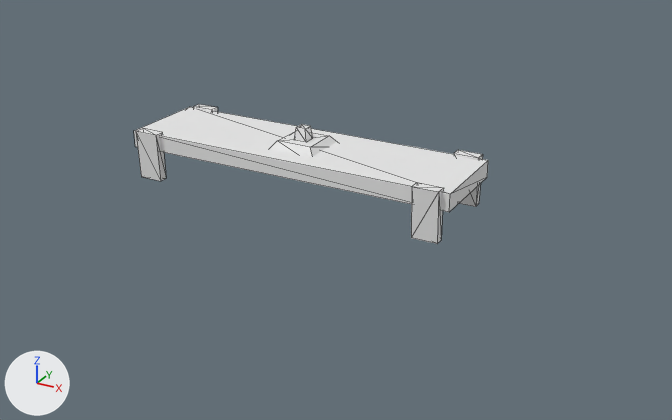
One commit to the OBJ model Models/Cranes/storageCraneHook.obj: the scene before it, then after it.
Both versions are drawn from a 50 mm lens placed at (9.06, -15.14, 9.6), pointed at (0.71, 0.05, 2.0). Lighting does not change. The marker at lower left points along +X, +Y and +Z. Mesh edges are drawn as thin lines. Where no turn or scale is listed for an object, it has been applied to the vertices.

The first picture shows 'Hook_Cube.006'.
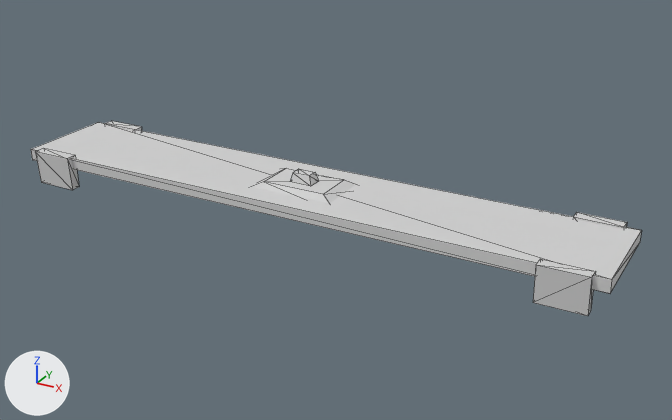
Scene script edits in JSON lines:
```json
{"op": "set", "path": "mat_none.base_color", "old": "(0.8, 0.8, 0.8)", "new": "(0.64, 0.64, 0.64)", "note": "white #e7e7e7 -> light grey #d1d1d1"}
{"block": "me_hook_cube_006", "where": "me_hook_cube_006.from_pydata(...)  # 56 vertices, 80 faces; spans x -3.54..3.54, y -1.08..1.08, z 2.32..3.68"}
{"block": "me_hook_cube_006", "where": "# used by ob_hook_cube_006; location = (0.0, 0.0, 0.0)"}
{"block": "me_hook_cube_006", "change": "me_hook_cube_006 part 1: the loose piece of 8 vertices spanning x -3.38..-2.87, y -1.08..-0.87, z 2.32..3.35 is scaled about its middle by (1.83, 1.15, 0.734), then moved by (-2.61, -0.15, -0.75)"}
{"block": "me_hook_cube_006", "change": "me_hook_cube_006 part 2: the loose piece of 8 vertices spanning x -3.38..-2.87, y 0.87..1.08, z 2.32..3.35 is scaled about its middle by (1.83, 1.15, 0.734), then moved by (-2.61, 0.15, -0.75)"}
{"block": "me_hook_cube_006", "change": "me_hook_cube_006 part 3: the loose piece of 8 vertices spanning x 2.87..3.38, y -1.08..-0.87, z 2.32..3.35 is scaled about its middle by (1.83, 1.15, 0.734), then moved by (2.61, -0.15, -0.75)"}
{"block": "me_hook_cube_006", "change": "me_hook_cube_006 part 4: the loose piece of 8 vertices spanning x 2.87..3.38, y 0.87..1.08, z 2.32..3.35 is scaled about its middle by (1.83, 1.15, 0.734), then moved by (2.61, 0.15, -0.75)"}
{"block": "me_hook_cube_006", "change": "me_hook_cube_006 part 5: a new loose piece, a box spanning x -6.5..6.5, y -1.11..1.11, z 2.16..2.42, in mat_none (light grey #d1d1d1)"}
{"block": "me_hook_cube_006", "change": "me_hook_cube_006 part 6: the loose piece of 8 vertices spanning x -0.6..0.6, y -0.6..0.6, z 3.15..3.43 is scaled about the mesh origin by (1.83, 1.15, 0.734)"}
{"block": "me_hook_cube_006", "change": "me_hook_cube_006 part 7: the loose piece of 8 vertices spanning x -0.14..0.14, y -0.14..0.14, z 3.41..3.68 is scaled about the mesh origin by (1.83, 1.15, 0.734)"}
{"block": "me_hook_cube_006", "change": "me_hook_cube_006 part 8: the loose piece of 8 vertices spanning x -3.54..3.54, y -0.96..0.96, z 2.95..3.29 is deleted"}
```

What differs and where, as boxes (x1, y1, x2, y2) in the pictures (672 x 420 px; the box of a moved part takes in the faces that stretch with it):
```json
{"object": "Hook_Cube.006", "change": "recoloured, reshaped", "before": [134, 104, 488, 244], "after": [31, 121, 642, 316], "on screen": "72% wider, 39% taller"}
{"part": 1, "of": "me_hook_cube_006", "change": "moved or reshaped", "before": [136, 129, 166, 181], "after": [35, 148, 79, 190]}
{"part": 2, "of": "me_hook_cube_006", "change": "moved or reshaped", "before": [193, 104, 218, 112], "after": [104, 121, 142, 131]}
{"part": 3, "of": "me_hook_cube_006", "change": "moved or reshaped", "before": [411, 183, 444, 244], "after": [533, 259, 596, 316]}
{"part": 4, "of": "me_hook_cube_006", "change": "moved or reshaped", "before": [454, 150, 483, 207], "after": [573, 212, 627, 229]}
{"part": 5, "of": "me_hook_cube_006", "change": "added", "after": [31, 122, 642, 294]}
{"part": 6, "of": "me_hook_cube_006", "change": "moved or reshaped", "before": [271, 132, 337, 157], "after": [252, 168, 356, 203]}
{"part": 7, "of": "me_hook_cube_006", "change": "moved or reshaped", "before": [294, 124, 313, 141], "after": [290, 169, 319, 185]}
{"part": 8, "of": "me_hook_cube_006", "change": "deleted", "before": [134, 107, 488, 212]}
```
